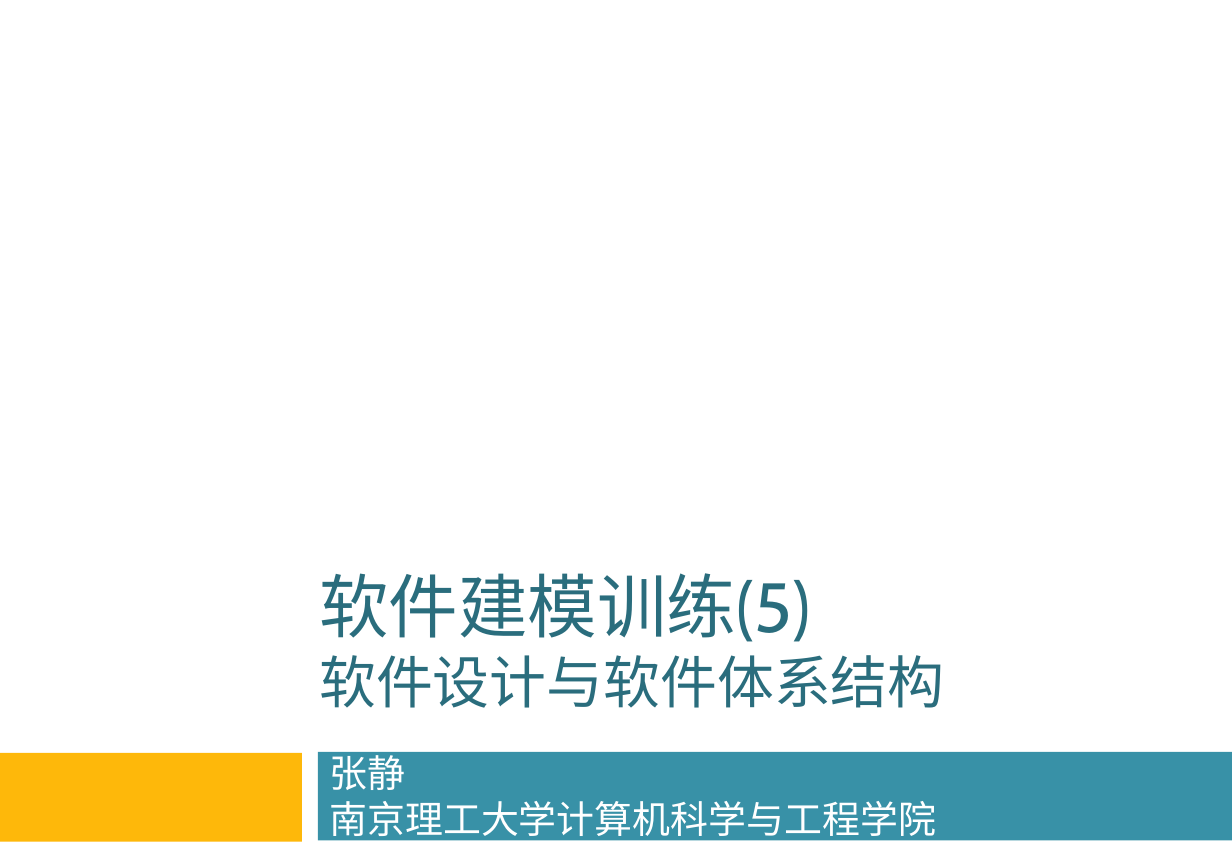
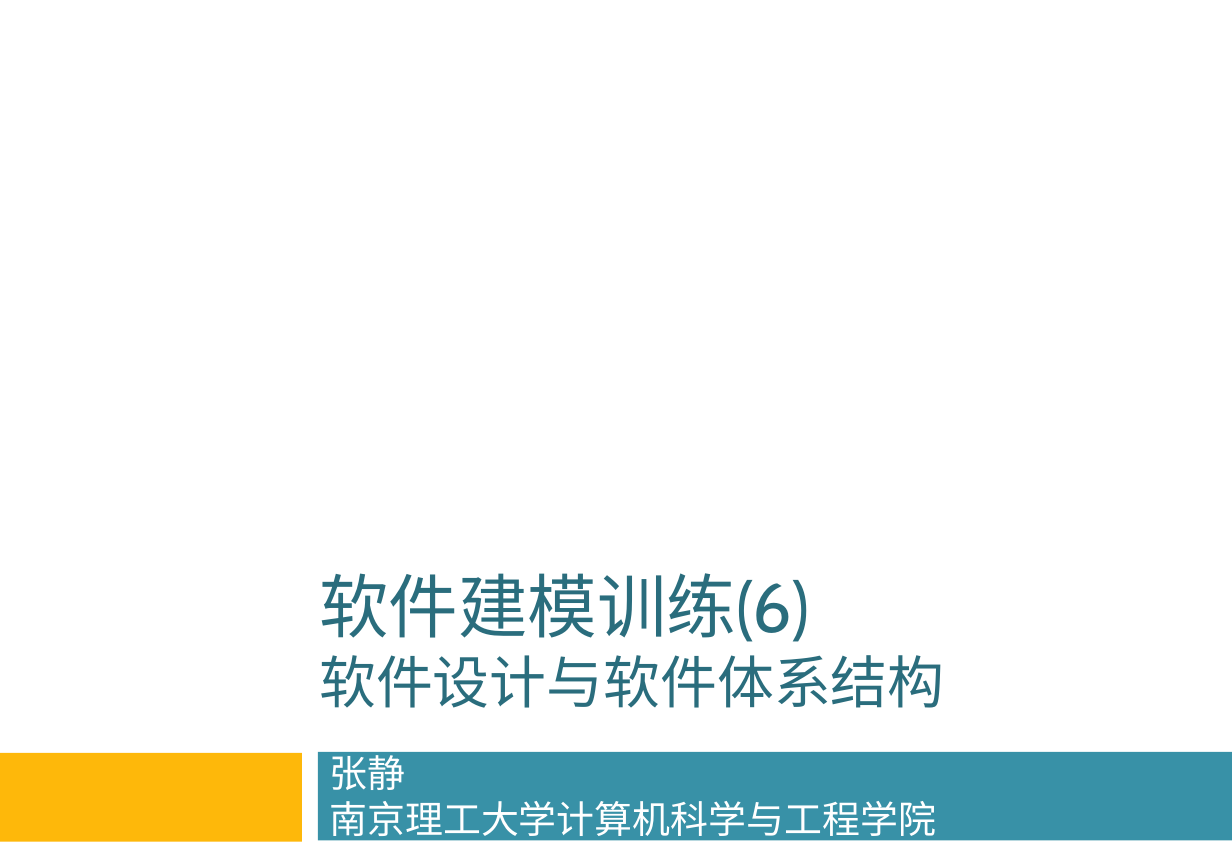
Before and after one commit to bonkboykz/jz81.github.io, a slide deck: slide 1 of course/smt/LectureNotes/(Spring2016)Lecture6.pptx. Drawn at 1232x853 pixels with LibreOffice and Linux fonts; fonts in the diff are those of the drawing; background and template pictures are left out. Boxes give left, top, right and bottom in pixels: in the first picture for what was removed or moved away, otherwise in the second. Text is boxed around its words. In the diff, an @@ line names an element or a change of style, - is before the commit and + after.

```diff
--- a/course/smt/LectureNotes/(Spring2016)Lecture6.pptx
+++ b/course/smt/LectureNotes/(Spring2016)Lecture6.pptx
@@ title at (319,573,944,708): text changed @@
-软件建模训练(5)
-软件设计与软件体系结构
+软件建模训练(6)
+软件设计与软件体系结构
```
Also in this commit, not shown: 1 other file.
